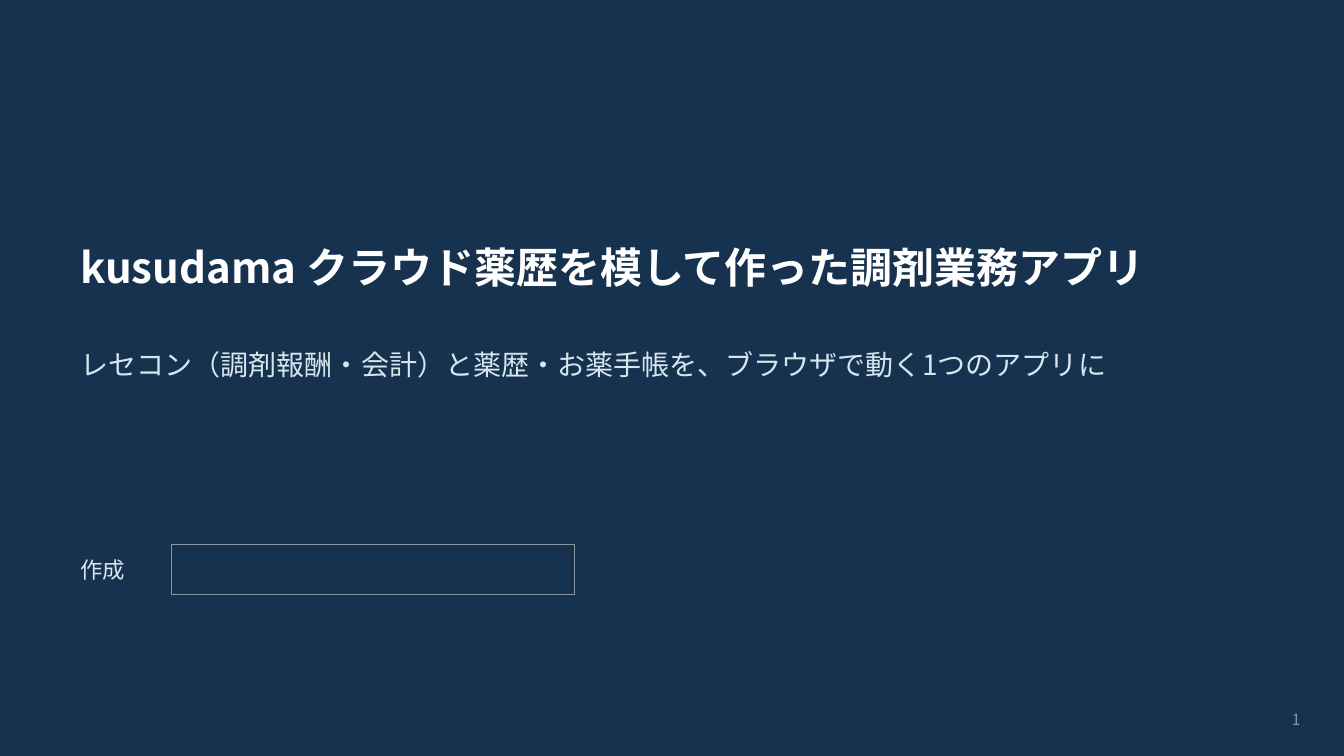
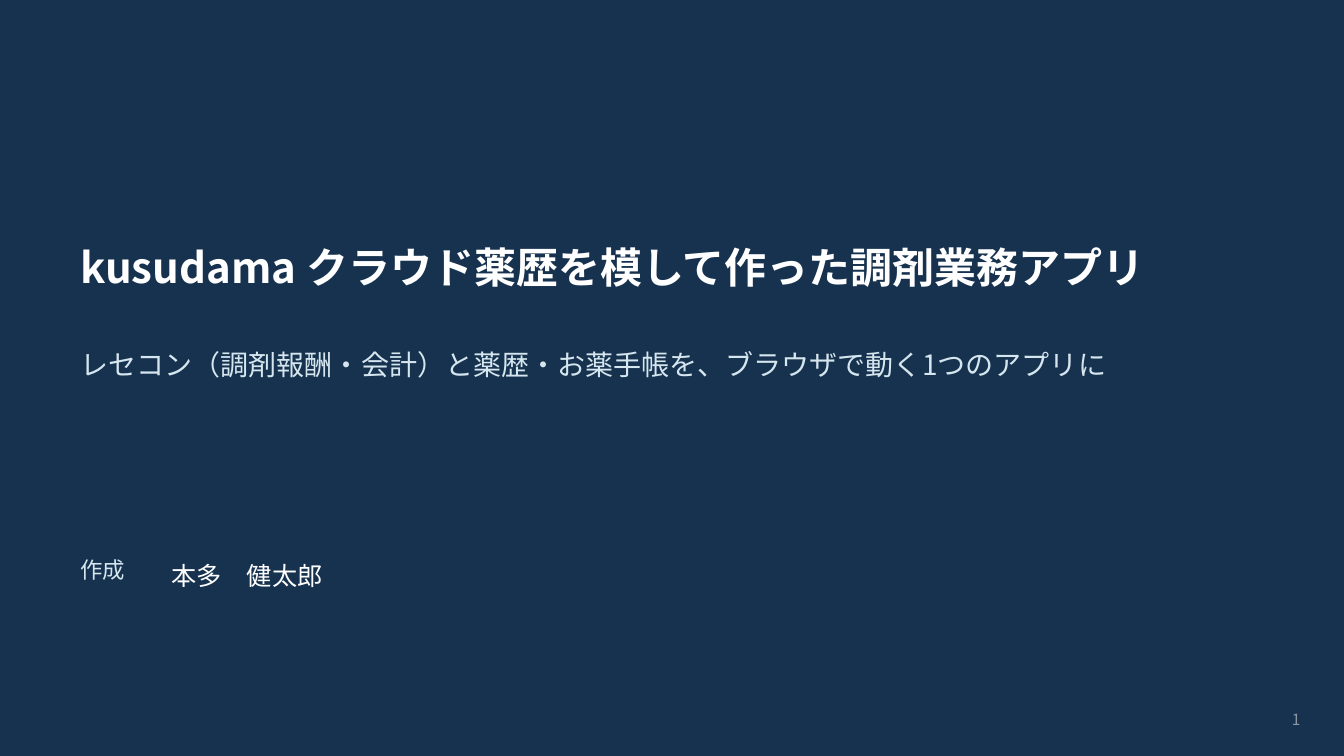
Before and after one commit to Raion613/pharmacy-app, a slide deck: slide 1 of docs/紹介資料.pptx. Drawn at 1344x756 pixels with LibreOffice and Linux fonts; fonts in the diff are those of the drawing. Boxes give left, top, right and bottom in pixels: in the first picture for what was removed or moved away, otherwise in the second. Text is boxed around its words. In the diff, an @@ line names an element or a change of style, - is before the commit and + after.

```diff
--- a/docs/紹介資料.pptx
+++ b/docs/紹介資料.pptx
@@ text at <box>171,564,323,587</box>: text added @@
+本多 健太郎
@@ text "本多 健太郎": place and size @@
-text "本多 健太郎" at <box>171,544,575,595</box>
+text "本多 健太郎" at <box>171,564,323,587</box>
@@ text "本多 健太郎" at <box>171,564,323,587</box>: outline #8A97A3 0.75 pt to none @@
```
Also in this commit, not shown: 2 other slides changed.
